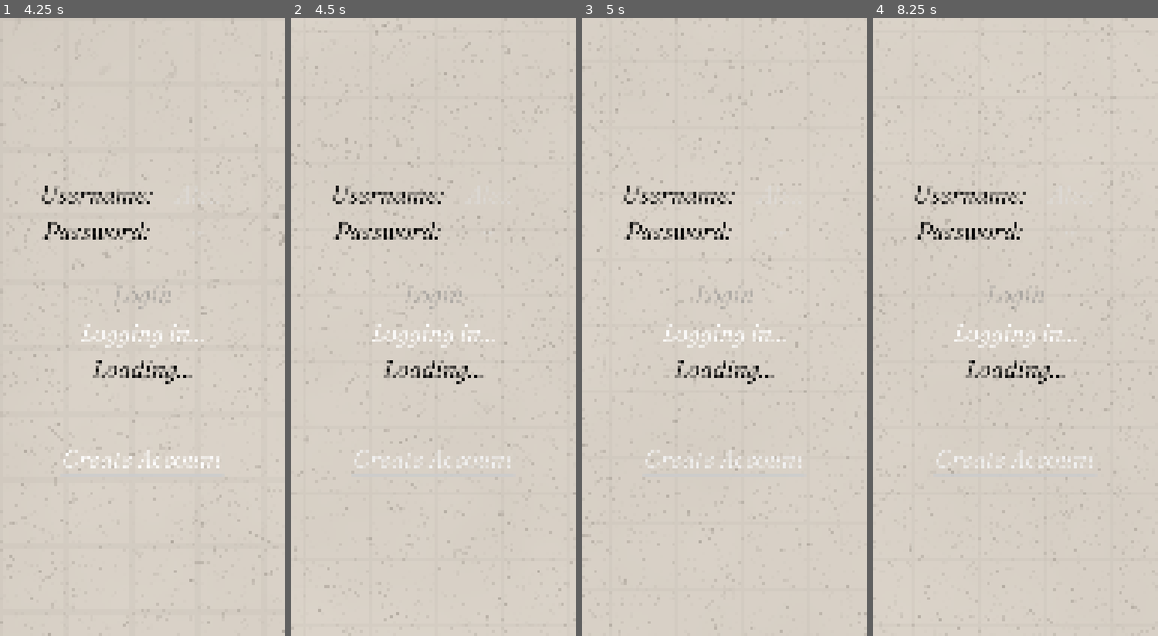
Above: before the commit, frames 1-4 (left to right).
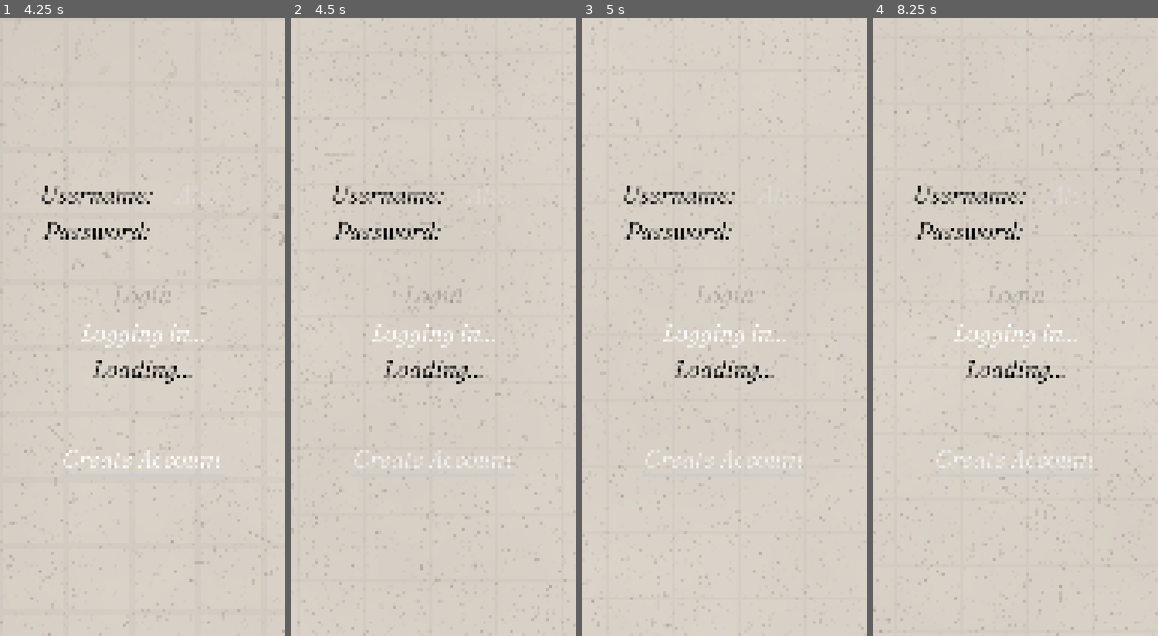
Above: after the commit, the same moments.

Repository: BryanRacic/biologidex
Game: Godot game, scene res://scenes/login/login.tscn
Two runs of this game, one before a commit and one after it. Both use one fixed random seed, a clock stepped at 60 frames per second and the inputs below.
Inputs (mouse positions are in pixels of both pictures, inside the frame that each line leads up to):
- Up to frame 1 (4.25 s): click (199, 209) at 0.52 s; type "Alex" at 0.6 s; click (196, 246) at 0.75 s; type "12" at 0.83 s; click "Login" at 1.25 s; click "Create Account" at 2 s; click "Create Account" at 2.75 s; click "Create Account" at 3.5 s
- Up to frame 2 (4.5 s): tap Enter at 4.25 s; drag from (433, 327) to (462, 191) at 4.27 s
- Up to frame 3 (5 s): no input
- Up to frame 4 (8.25 s): tap Space at 5, 6.5, 8 s; drag from (958, 357) to (1001, 450) at 5.02 s; tap Enter at 5.75, 7.25 s; move the mouse to (1044, 191) at 5.77 s; click (1044, 191) at 5.92 s; drag from (1001, 450) to (930, 234) at 6.52 s; move the mouse to (1101, 419) at 7.27 s; click (1101, 419) at 7.42 s; drag from (930, 234) to (972, 172) at 8.02 s

Frame 1 is identical in both runs. In frame 2, 1.3% of the frame differs, in the area x 1-100%, y 0-100%; in frame 3, 1.1%; in frame 4, 1.2%.

Commit message:
Fix mobile UX on export (again?)

Diff:
--- a/client/biologidex-client/features/ui/components/interactive_background/background_touch_controller.gd
+++ b/client/biologidex-client/features/ui/components/interactive_background/background_touch_controller.gd
@@ -56,16 +56,39 @@
 
 
 func _gui_input(event: InputEvent) -> void:
-	# Handle touch events
+	# With emulate_mouse_from_touch=true, we only handle mouse events.
+	# Touch events are converted to mouse events automatically, so handling
+	# both would cause double-panning. Mouse-only handling works for:
+	# - Desktop: real mouse events
+	# - Mobile: touch → emulated mouse events
+	#
+	# We still track touch for multi-touch gestures (pinch zoom) since
+	# mouse emulation doesn't preserve multi-touch information.
+
 	if event is InputEventScreenTouch:
-		var should_accept := _handle_screen_touch(event as InputEventScreenTouch)
-		if should_accept:
+		# Track multi-touch state for pinch zoom detection
+		var touch_event := event as InputEventScreenTouch
+		if touch_event.pressed:
+			_touch_state[touch_event.index] = touch_event.position
+		else:
+			_touch_state.erase(touch_event.index)
+			# Reset pinch base state when fingers lifted
+			if _touch_state.size() < 2:
+				_base_touch_state.clear()
+		# Don't consume - let it become a mouse event
+		return
+	elif event is InputEventScreenDrag:
+		# Update touch position for pinch zoom
+		var drag_event := event as InputEventScreenDrag
+		if _touch_state.has(drag_event.index):
+			_touch_state[drag_event.index] = drag_event.position
+		# Handle pinch zoom when 2+ fingers
+		if _touch_state.size() >= 2:
+			_handle_pinch_zoom()
 			accept_event()
-	elif event is InputEventScreenDrag:
-		var should_accept := _handle_screen_drag(event as InputEventScreenDrag)
-		if should_accept:
-			accept_event()
-	# Handle mouse events (for desktop/web mouse users)
+		# Single finger drag - let mouse emulation handle it
+		return
+	# Handle mouse events (works for both desktop and mobile via emulation)
 	elif event is InputEventMouseButton:
 		var should_accept := _handle_mouse_button(event as InputEventMouseButton)
 		if should_accept:
@@ -189,6 +212,44 @@
 			scale_changed.emit(current_scale)
 
 	# Calculate pan from midpoint movement
+	var current_center := (p1 + p2) / 2.0
+	var base_center := (bp1 + bp2) / 2.0
+	var center_delta := current_center - base_center
+
+	scroll_offset = _base_scroll - center_delta * pan_sensitivity
+
+
+func _handle_pinch_zoom() -> void:
+	"""Handle pinch zoom from raw touch state (used when mouse emulation is active)."""
+	if _touch_state.size() < 2:
+		return
+
+	var keys: Array = _touch_state.keys()
+	var p1: Vector2 = _touch_state[keys[0]]
+	var p2: Vector2 = _touch_state[keys[1]]
+	var current_distance := p1.distance_to(p2)
+
+	# Initialize base state if needed
+	if _base_touch_state.size() < 2:
+		_base_touch_state = _touch_state.duplicate()
+		_base_scale = current_scale
+		_base_scroll = scroll_offset
+		_base_pinch_distance = current_distance
+		return
+
+	# Calculate zoom
+	if _base_pinch_distance > 10.0:
+		var scale_factor := current_distance / _base_pinch_distance
+		var new_scale := clampf(_base_scale * scale_factor, min_scale, max_scale)
+
+		if absf(new_scale - current_scale) > 0.001:
+			current_scale = new_scale
+			scale_changed.emit(current_scale)
+
+	# Calculate pan from midpoint movement
+	var base_keys: Array = _base_touch_state.keys()
+	var bp1: Vector2 = _base_touch_state[base_keys[0]]
+	var bp2: Vector2 = _base_touch_state[base_keys[1]]
 	var current_center := (p1 + p2) / 2.0
 	var base_center := (bp1 + bp2) / 2.0
 	var center_delta := current_center - base_center
--- a/client/biologidex-client/project.godot
+++ b/client/biologidex-client/project.godot
@@ -48,7 +48,7 @@
 [input_devices]
 
 pointing/emulate_touch_from_mouse=true
-pointing/emulate_mouse_from_touch=false
+pointing/emulate_mouse_from_touch=true
 
 [rendering]
 
